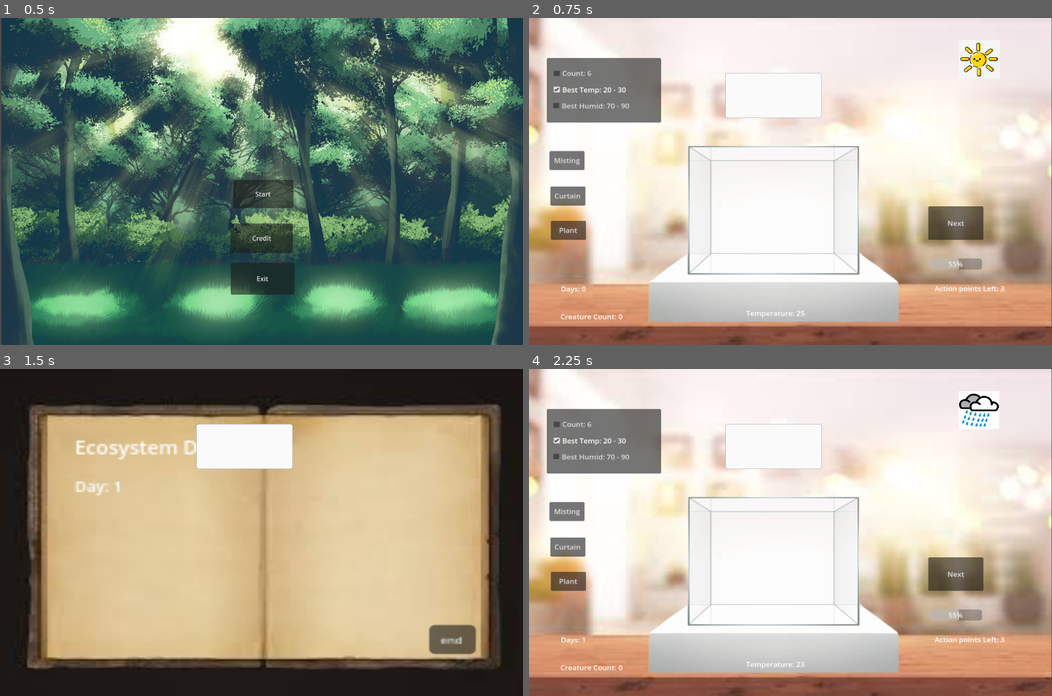
Above: before the commit, frames 1-4 (two rows, left to right).
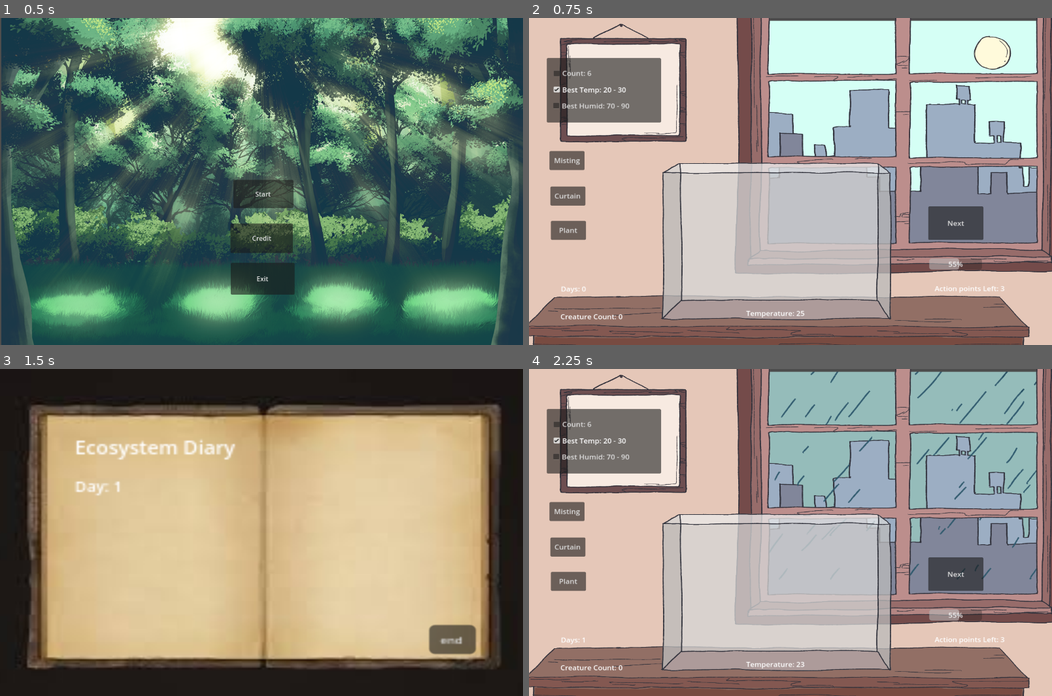
Above: after the commit, the same moments.

Repository: Dh-ux/GRL-Project
Game: Godot game, scene res://StartMenu.tscn
Two runs of this game, one before a commit and one after it. Both use one fixed random seed, a clock stepped at 60 frames per second and the inputs below.
Inputs:
- Up to frame 1 (0.5 s): no input
- Up to frame 2 (0.75 s): click "Start" at 0.5 s
- Up to frame 3 (1.5 s): click "Next" at 1.25 s
- Up to frame 4 (2.25 s): click "end" at 2 s

Frame 1 is identical in both runs. In frame 2, 84% of the frame differs, in the area x 0-100%, y 0-100%; in frame 3, 2.5%; in frame 4, 84%.

Commit message:
art asset

Diff:
--- a/Ecosystem.tscn
+++ b/Ecosystem.tscn
@@ -1,9 +1,9 @@
 [gd_scene load_steps=7 format=3 uid="uid://c54ljjqgpci6"]
 
 [ext_resource type="Script" path="res://resource/Script/Ecosystem.gd" id="1_fni7g"]
-[ext_resource type="Texture2D" uid="uid://djfuaixlh20u5" path="res://resource/sprites/Background/Table.jpg" id="2_y87am"]
-[ext_resource type="Texture2D" uid="uid://cvm2r3ba0ppkg" path="res://resource/sprites/Background/Bottle.png" id="3_opgfq"]
-[ext_resource type="Texture2D" uid="uid://764onhxsr250" path="res://resource/sprites/Background/sunny.png" id="4_0qht8"]
+[ext_resource type="Texture2D" uid="uid://ctg01iym2i7sv" path="res://resource/Art/Background/sunny.png" id="2_v8ulh"]
+[ext_resource type="Texture2D" uid="uid://c3cn510gsivjr" path="res://resource/Art/Background/background.png" id="3_r3g6u"]
+[ext_resource type="Texture2D" uid="uid://cxs8cj7h2428w" path="res://resource/Art/Background/tank.png" id="4_jedip"]
 [ext_resource type="Texture2D" uid="uid://b2br6q1v6ysn6" path="res://resource/sprites/Background/diary.jpg" id="5_gkvho"]
 
 [sub_resource type="StyleBoxFlat" id="StyleBoxFlat_rel1o"]
@@ -22,20 +22,20 @@
 scale = Vector2(1.11432, 1.01086)
 script = ExtResource("1_fni7g")
 
+[node name="Weather" type="Sprite2D" parent="."]
+position = Vector2(495.369, 381.853)
+scale = Vector2(0.444367, 0.44463)
+texture = ExtResource("2_v8ulh")
+
 [node name="Table" type="Sprite2D" parent="."]
-position = Vector2(573.5, 395.202)
-scale = Vector2(4.4363, 4.08457)
-texture = ExtResource("2_y87am")
+position = Vector2(570.752, 399.165)
+scale = Vector2(0.386484, 0.476461)
+texture = ExtResource("3_r3g6u")
 
 [node name="Bottle" type="Sprite2D" parent="."]
-position = Vector2(536.65, 473.077)
-scale = Vector2(1.27073, 1.04946)
-texture = ExtResource("3_opgfq")
-
-[node name="Weather" type="Sprite2D" parent="."]
-position = Vector2(988.284, 99.6698)
-scale = Vector2(0.401932, 0.411111)
-texture = ExtResource("4_0qht8")
+position = Vector2(566.713, 402.133)
+scale = Vector2(0.377809, 0.46474)
+texture = ExtResource("4_jedip")
 
 [node name="MistingSystemButton" type="Button" parent="."]
 offset_left = 44.8704
@@ -216,6 +216,7 @@
 text = "end"
 
 [node name="Panel2" type="Panel" parent="."]
+visible = false
 offset_left = 431.0
 offset_top = 133.0
 offset_right = 643.0
--- a/resource/Script/Ecosystem.gd
+++ b/resource/Script/Ecosystem.gd
@@ -67,13 +67,13 @@
 	if weather == Weather.SUNNY:
 		temperature += 2
 		humidity -= 8
-		$Weather.texture = load("res://resource/sprites/Background/sunny.png")
+		$Weather.texture = load("res://resource/Art/Background/sunny.png")
 	elif weather == Weather.CLOUDY:
 		humidity -= 4
-		$Weather.texture = load("res://resource/sprites/Background/cloudy.jpg")
+		$Weather.texture = load("res://resource/Art/Background/cloudy.png")
 	elif weather == Weather.RAINY:
 		temperature -= 2
-		$Weather.texture = load("res://resource/sprites/Background/rainy.png")
+		$Weather.texture = load("res://resource/Art/Background/rainy.png")
 	action_points = 3
 	updateUI()
 	await get_tree().create_timer(0.2).timeout
Binary file added: resource/Art/Background/background.png
Not shown, added: resource/Art/Background/background.png.import
Binary file added: resource/Art/Background/backgroundcloudy.png
Not shown, added: resource/Art/Background/backgroundcloudy.png.import
Binary file added: resource/Art/Background/backgroundrainy.png
Not shown, added: resource/Art/Background/backgroundrainy.png.import
Binary file added: resource/Art/Background/backgroundsunny.png
Not shown, added: resource/Art/Background/backgroundsunny.png.import
Binary file added: resource/Art/Background/cloudy.png
Not shown, added: resource/Art/Background/cloudy.png.import
Binary file added: resource/Art/Background/glass.png
Not shown, added: resource/Art/Background/glass.png.import
(and 42 more such lines)
